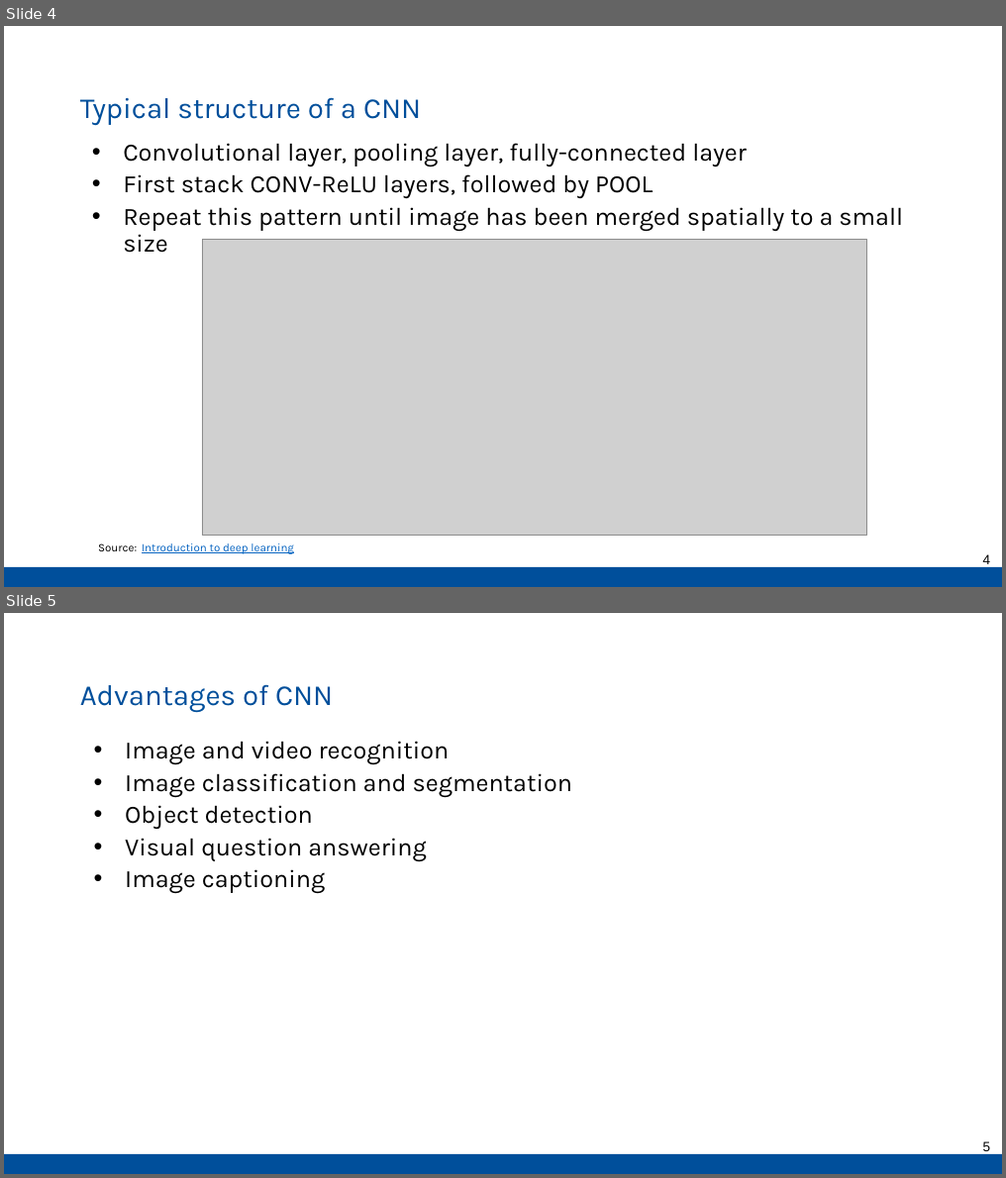
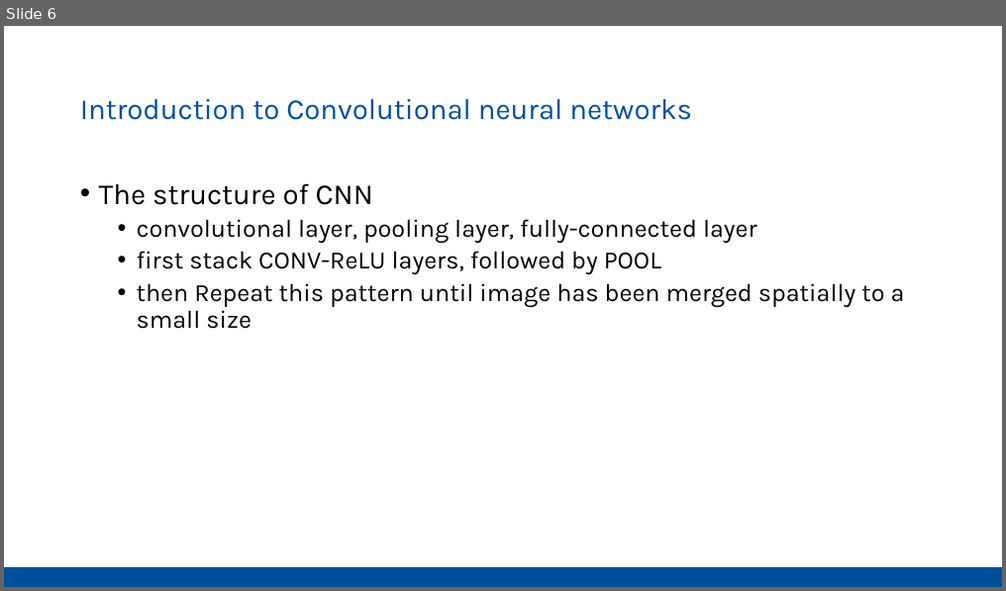
Before and after one commit to Pathi-rao/Image-Similarity-Estimation-using-Siamese-Neural-Networks, a slide deck: presentation.pptx. Shown one above the other, each under a label of ours: slides 4 and 5 before the commit, slide 6 after it. The pictures are 1006x1178 and 1006x591 pixels, drawn with LibreOffice and Linux fonts; fonts in the diff are those of the drawing; grey boxes stand for pictures. Boxes give left, top, right and bottom in pixels: in the first picture for what was removed or moved away, otherwise in the second. Text is boxed around its words. In the diff, an @@ line names an element or a change of style, - is before the commit and + after.

```diff
--- a/presentation.pptx
+++ b/presentation.pptx
@@ slide 5 removed at <box>4,613,1002,1174</box>, background #FFFFFF; not listed: 1 template element that a slide beside it also shows @@
@@ text removed at <box>80,684,333,712</box> @@
-Advantages of CNN
@@ text removed at <box>125,741,572,894</box> @@
-• Image and video recognition
-• Image classification and segmentation
-• Object detection
-• Visual question answering
-• Image captioning
@@ page number removed at <box>983,1142,991,1152</box> @@
-5
@@ what was slide 4 is now slide 6 @@
@@ slide 6 changed as well @@
@@ title at <box>80,99,692,120</box>: text changed @@
-Typical structure of a CNN
+Introduction to Convolutional neural networks
@@ text at <box>99,183,905,329</box>: text changed @@
-• Convolutional layer, pooling layer, fully-connected layer
-• First stack CONV-ReLU layers, followed by POOL
-• Repeat this pattern until image has been merged spatially to a small size
+• The structure of CNN
+  • convolutional layer, pooling layer, fully-connected layer
+  • first stack CONV-ReLU layers, followed by POOL
+  • then Repeat this pattern until image has been merged spatially to a small size
@@ picture removed at <box>202,240,867,536</box> @@
@@ text removed at <box>98,544,294,555</box> @@
-Source: Introduction to deep learning
@@ page number removed at <box>983,555,991,565</box> @@
-4
```
Also in this commit, not shown: 1 other slide changed, 15 slides added, 15 other slides removed.
